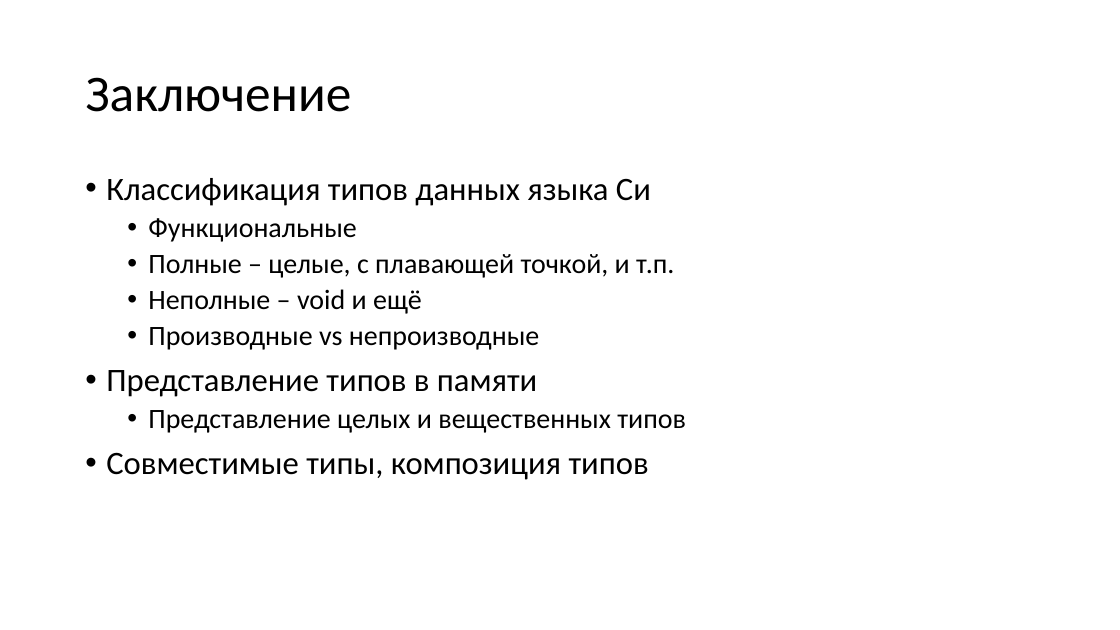
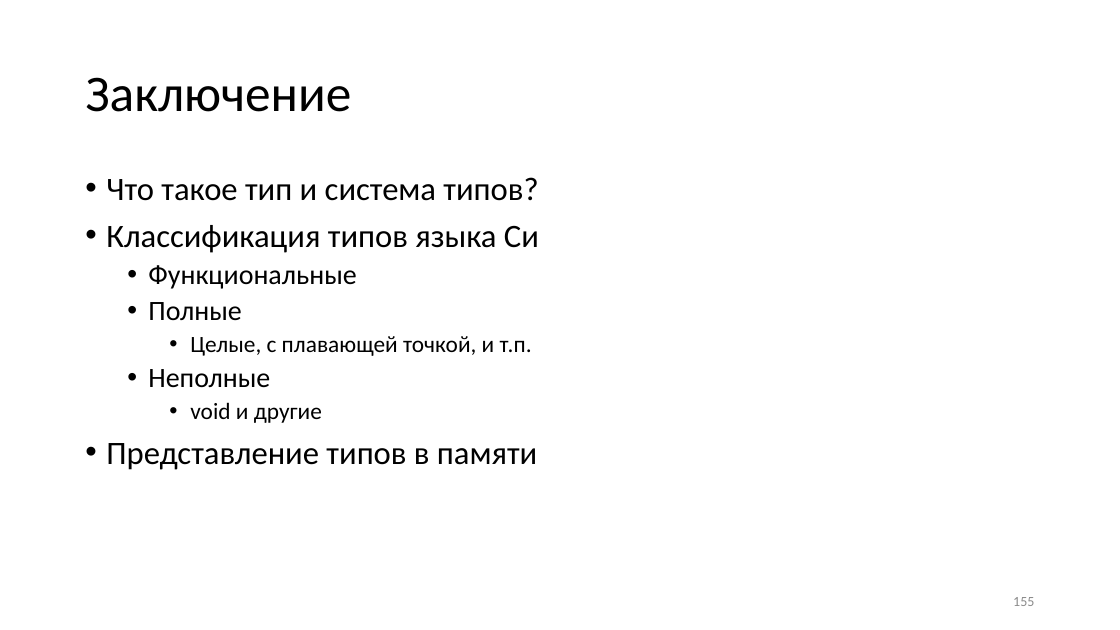
Before and after one commit to Evgueni-Petrov-aka-espetrov/Algorithms-and-Programming-in-C-pptx, a slide deck: slide 155 of 03.5 Типы языка С.pptx (slide 28 before the commit). Drawn at 1120x630 pixels with LibreOffice and Linux fonts; fonts in the diff are those of the drawing. Boxes give left, top, right and bottom in pixels: in the first picture for what was removed or moved away, otherwise in the second. Text is boxed around its words. In the diff, an @@ line names an element or a change of style, - is before the commit and + after.

```diff
--- a/03.5 Типы языка С.pptx
+++ b/03.5 Типы языка С.pptx
@@ text at bbox=[106, 177, 539, 253]: text changed @@
-• Классификация типов данных языка Си
+• Что такое тип и система типов?
+• Классификация типов языка Си
@@ text at bbox=[148, 302, 532, 423]: text changed; size 24 to 20 pt @@
-  • Полные – целые, с плавающей точкой, и т.п.
-  • Неполные – void и ещё
-  • Производные vs непроизводные
+  • Полные
+    • Целые, с плавающей точкой, и т.п.
+  • Неполные
+    • void и другие
@@ text at bbox=[106, 410, 686, 480]: paragraphs removed @@
-  • Представление целых и вещественных типов
-• Совместимые типы, композиция типов
@@ page number added at bbox=[1013, 597, 1034, 606], 12 pt, text #8C8C8C @@
+155
```
Also in this commit, not shown: 14 other slides changed, 142 slides added, 13 slides removed.
